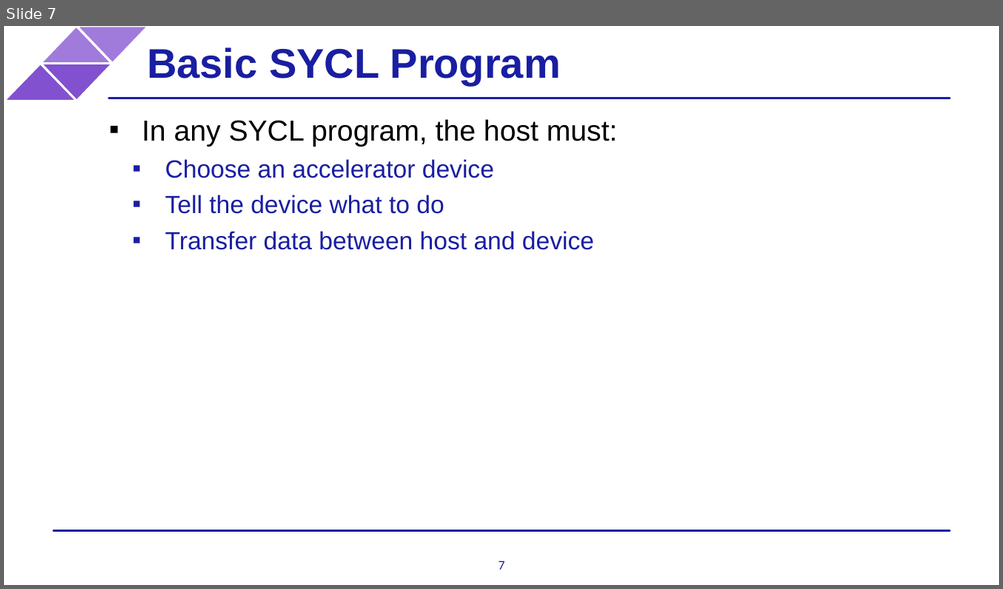
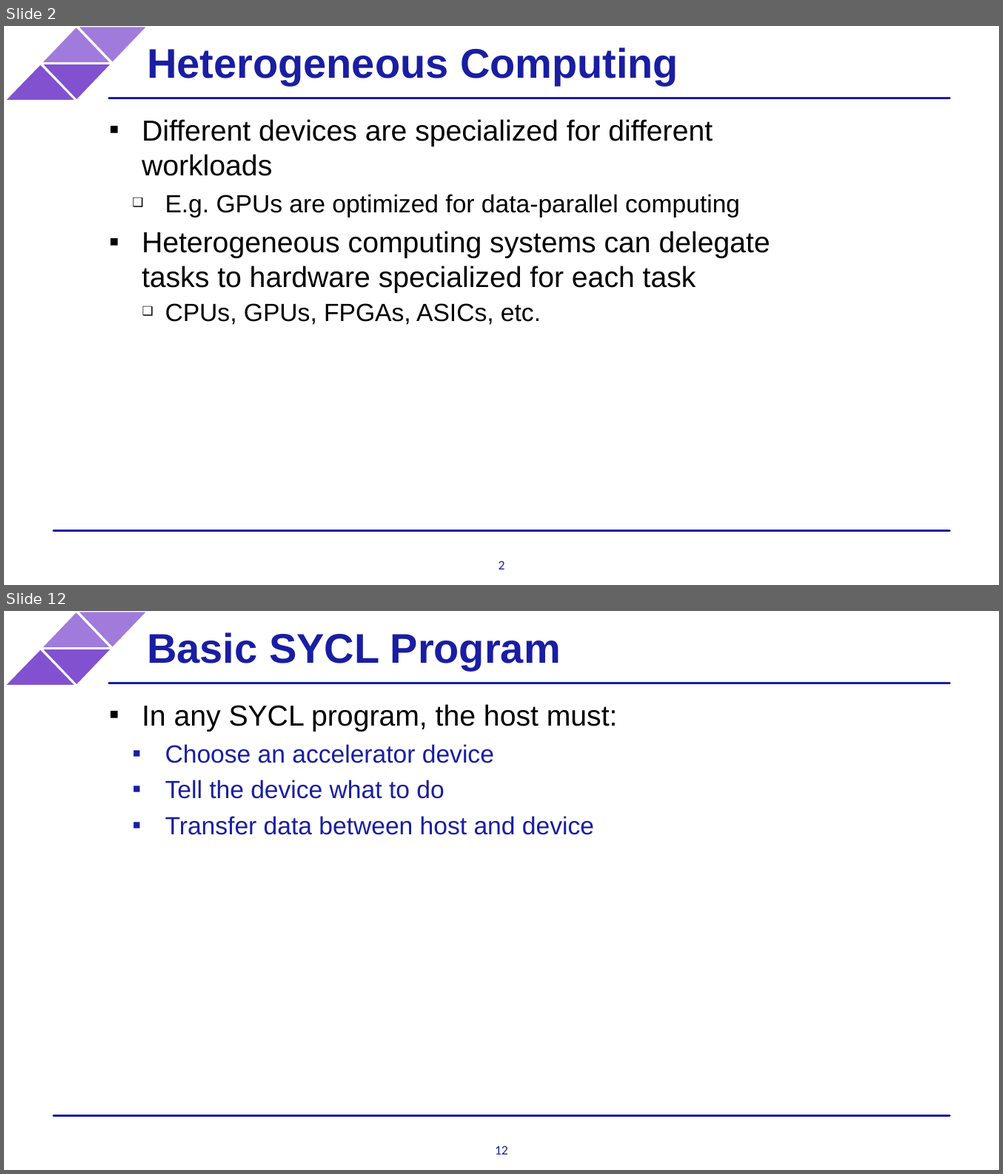
Before and after one commit to BenjaminMFindley/Reconfig-2-SYCL-DPCPP, a slide deck: Slides/SYCL intro.pptx. Shown one above the other, each under a label of ours: slide 7 before the commit, slides 2 and 12 after it; the slides between them are not shown. The pictures are 1003x589 and 1003x1174 pixels, drawn with LibreOffice and Linux fonts; fonts in the diff are those of the drawing; background and template pictures are left out. Boxes give left, top, right and bottom in pixels: in the first picture for what was removed or moved away, otherwise in the second. Text is boxed around its words. In the diff, an @@ line names an element or a change of style, - is before the commit and + after.

```diff
--- a/Slides/SYCL intro.pptx
+++ b/Slides/SYCL intro.pptx
@@ slide 2 added at [4,26,999,585], background #FFFFFF; not listed: 6 template elements that a slide beside it also shows @@
@@ title added at [147,47,678,84], 40 pt, text #191EA2, bold @@
+Heterogeneous Computing
@@ text added at [142,119,770,325], 28 pt, text #000000 @@
+▪ Different devices are specialized for different workloads
+  ❑ E.g. GPUs are optimized for data-parallel computing
+▪ Heterogeneous computing systems can delegate tasks to hardware specialized for each task
+  ❑ CPUs, GPUs, FPGAs, ASICs, etc.
@@ page number added at [498,561,505,570], 12.7 pt, text #191EA2 @@
+2
@@ what was slide 7 is now slide 12 @@
@@ page number at [495,1146,508,1155]: text changed @@
-7
+12
```
Also in this commit, not shown: 2 slides changed, 8 other slides added, 5 slides removed.
